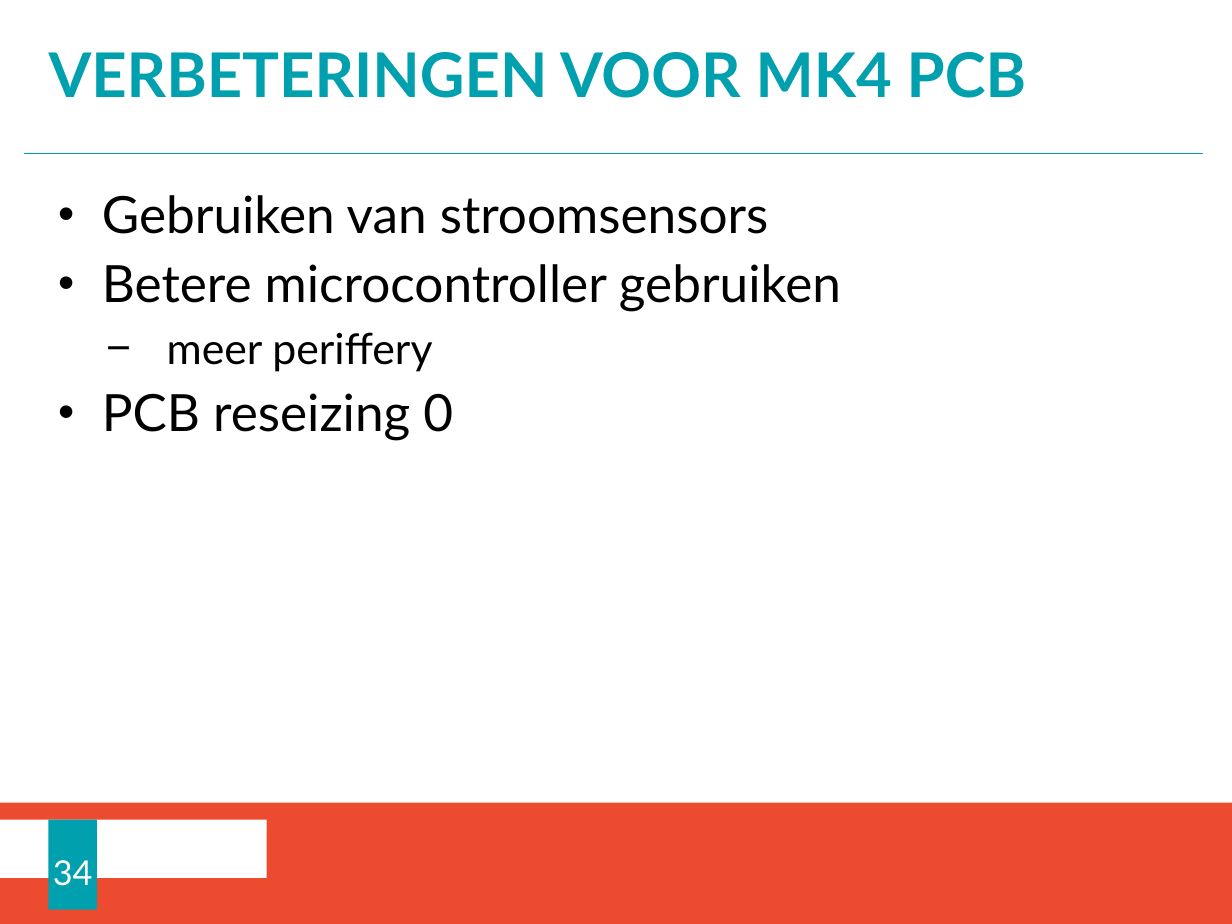
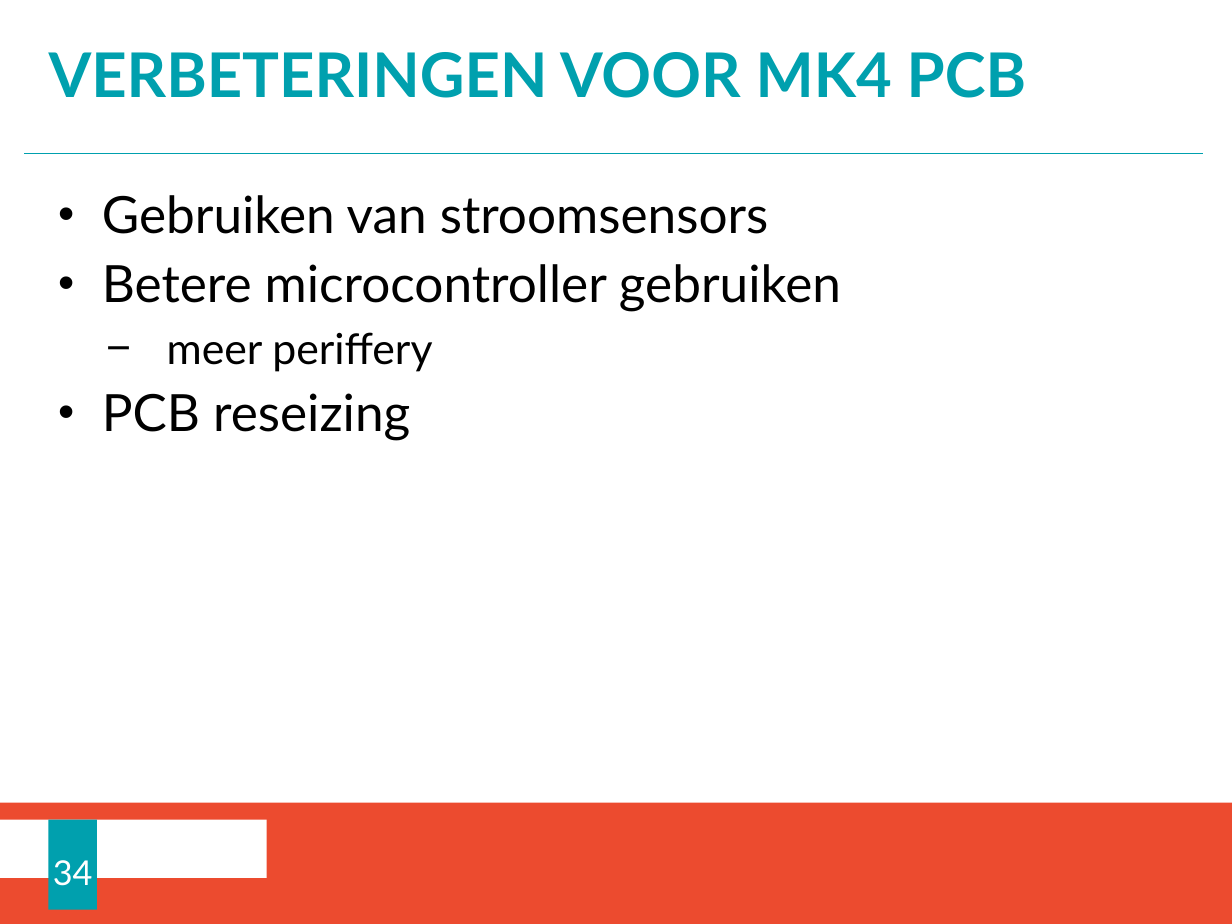
Before and after one commit to bendelathouwer/Advanced-PCB, a slide deck: slide 34 of Advanced pcb labo NL.pptx. Drawn at 1232x924 pixels with LibreOffice and Linux fonts; fonts in the diff are those of the drawing; background and template pictures are left out. Boxes give left, top, right and bottom in pixels: in the first picture for what was removed or moved away, otherwise in the second. Text is boxed around its words. In the diff, an @@ line names an element or a change of style, - is before the commit and + after.

```diff
--- a/Advanced pcb labo NL.pptx
+++ b/Advanced pcb labo NL.pptx
@@ text at bbox=[102, 393, 410, 441]: text changed @@
-• PCB reseizing 0
+• PCB reseizing
```
Also in this commit, not shown: 1 other slide changed, 11 other files.
